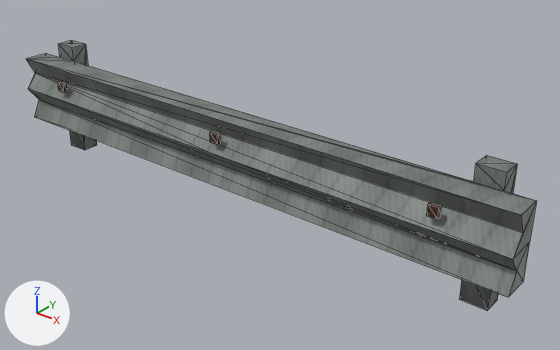
What one commit did to the glTF model public/assets/models/circuits/kits/armco-white.glb.
The view is the same before and after, from a 50 mm camera at (3.15, -3.46, 2.55) aimed at (0.27, 0.14, 0.32). The axes (+X, +Y, +Z) are drawn at lower left. The lights are the same throughout. The first picture is the older version. Mesh edges are drawn as thin lines. Vertices at exactly the same position are counted once.

Before the edit, the objects in view are built like this:
```python
me_mesh_rail_001 = bpy.data.meshes.new('Mesh rail.001')
me_mesh_rail_001.from_pydata(...)  # 84 vertices, 152 faces; spans x -2.0..2.0, y -0.19..0.16, z 0.0..0.85
# faces by material slot: [116, 12, 12, 12]
me_mesh_rail_001.materials.append(mat_white_weathered_armco)
me_mesh_rail_001.materials.append(mat_white_weathered_armco_001)
me_mesh_rail_001.materials.append(mat_white_weathered_armco_002)
me_mesh_rail_001.materials.append(mat_white_weathered_armco_003)
ob_armco_white = bpy.data.objects.new('armco-white', me_mesh_rail_001)
ob_armco_white.location = (0.0, 0.0, 0.0)
```
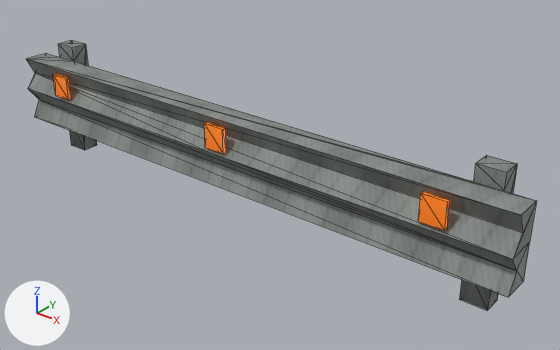
The change, as JSON lines over the scene's bpy script:
```json
{"op": "add", "block": "mat_orange_delineator_reflectors", "code": ["mat_orange_delineator_reflectors = bpy.data.materials.new('orange delineator reflectors')", "# nodes: BsdfPrincipled, Mix, OutputMaterial, VertexColor", "# colours: brown #994b0f, orange #ff8121, mixed with the vertex colours"]}
{"block": "me_mesh_rail_001", "where": "me_mesh_rail_001.from_pydata(...)  # 84 vertices, 152 faces; spans x -2.0..2.0, y -0.19..0.16, z 0.0..0.85"}
{"block": "me_mesh_rail_001", "where": "# used by ob_armco_white; location = (0.0, 0.0, 0.0)"}
{"block": "me_mesh_rail_001", "change": "me_mesh_rail_001 part 1: the loose piece of 8 vertices spanning x -1.58..-1.52, y -0.19..-0.16, z 0.58..0.66 is scaled about its middle by (2.4, 1, 2.4)"}
{"block": "me_mesh_rail_001", "change": "me_mesh_rail_001 part 2: the loose piece of 8 vertices spanning x -0.03..0.03, y -0.19..-0.16, z 0.58..0.66 is scaled about its middle by (2.4, 1, 2.4)"}
{"block": "me_mesh_rail_001", "change": "me_mesh_rail_001 part 3: the loose piece of 8 vertices spanning x 1.52..1.58, y -0.19..-0.16, z 0.58..0.66 is scaled about its middle by (2.4, 1, 2.4)"}
{"block": "me_mesh_rail_001", "change": "me_mesh_rail_001 part 4: all 12 faces that had it switch from mat_white_weathered_armco_001 to mat_orange_delineator_reflectors"}
{"block": "me_mesh_rail_001", "change": "me_mesh_rail_001 part 5: all 12 faces that had it switch from mat_white_weathered_armco_002 to mat_orange_delineator_reflectors"}
{"block": "me_mesh_rail_001", "change": "me_mesh_rail_001 part 6: all 12 faces that had it switch from mat_white_weathered_armco_003 to mat_orange_delineator_reflectors"}
```

Changed parts and their boxes (x1, y1, x2, y2) in the pictures (560 x 350 px; the box of a moved part takes in the faces that stretch with it):
```json
{"object": "armco-white", "change": "reshaped, recoloured", "before": [26, 40, 537, 311], "after": [26, 40, 537, 311]}
{"part": 1, "of": "me_mesh_rail_001", "change": "moved or reshaped", "before": [58, 81, 67, 93], "after": [53, 74, 72, 100]}
{"part": 2, "of": "me_mesh_rail_001", "change": "moved or reshaped", "before": [210, 131, 221, 145], "after": [204, 122, 226, 154]}
{"part": 3, "of": "me_mesh_rail_001", "change": "moved or reshaped", "before": [427, 202, 441, 220], "after": [418, 191, 450, 231]}
{"part": 4, "of": "me_mesh_rail_001", "change": "recoloured", "before": [58, 81, 67, 93], "after": [53, 74, 72, 100]}
{"part": 5, "of": "me_mesh_rail_001", "change": "recoloured", "before": [210, 131, 221, 145], "after": [204, 122, 226, 154]}
{"part": 6, "of": "me_mesh_rail_001", "change": "recoloured", "before": [427, 202, 441, 220], "after": [418, 191, 450, 231]}
```
